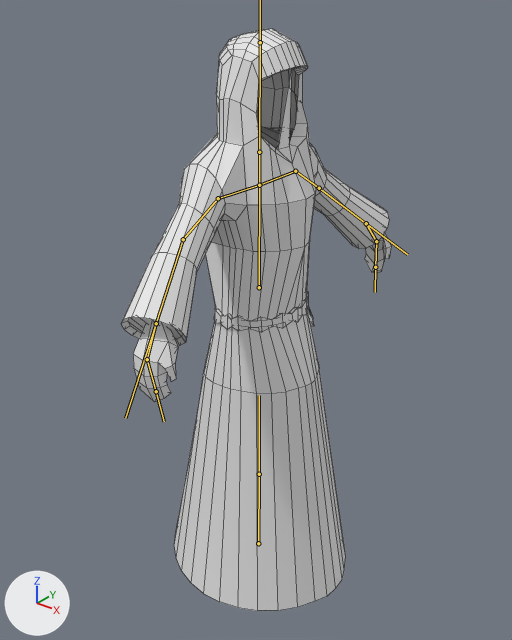
A saved change to the FBX model project-id-gameoff2024/Assets/Models/Characters/cultists.fbx.
The view is the same before and after, from a 50 mm camera at (18.7, -23.6, 28.4) aimed at (0.1, -0.3, 14.0). The lights are fixed; the arrows at lower left show +X, +Y and +Z. The bones that bend it are drawn over the model as lines. Mesh edges are drawn as thin lines.
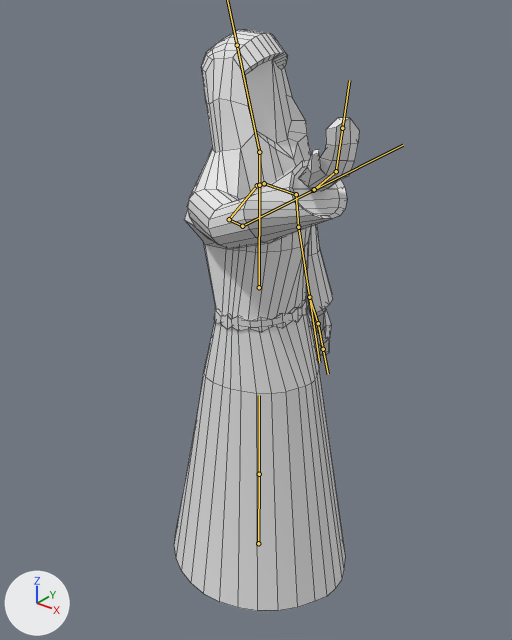
The newer file adds an action. The first version stands in its rest pose; the second is drawn at frame 90 of the action 'Armature|summon'.

What the commit changed:
Bone 'Bone.002' (bone_bone_002) moves from (0.0, 0.0, 0.0) to (0.0, 0.31, -0.01).
Bone 'Bone.002' (bone_bone_002) turns from (0, 0, 0) to (-25, 0, 0) degrees about its own x, y and z.
Bone 'Bone.003' (bone_bone_003) turns from (0, 0, 0) to (-4, 4, 14) degrees about its own x, y and z.
Bone 'Bone.004' (bone_bone_004) turns from (0, 0, 0) to (-18, -2, -8) degrees about its own x, y and z.
Bone 'Bone.007' (bone_bone_007) moves from (0.0, 0.0, 0.0) to (0.0, 0.16, 0.0).
Bone 'Bone.007' (bone_bone_007) turns from (0, 0, 0) to (17, -6, -14) degrees about its own x, y and z.
Bone 'Bone.008' (bone_bone_008) turns from (0, 0, 0) to (-47, -9, -50) degrees about its own x, y and z.
Bone 'Bone.009' (bone_bone_009) turns from (0, 0, 0) to (-18, 3, -23) degrees about its own x, y and z.
Bone 'Bone.013' (bone_bone_013) turns from (0, 0, 0) to (0, 3, 16) degrees about its own x, y and z.
Bone 'Bone.014' (bone_bone_014) moves from (0.0, 0.0, 0.0) to (5.76, 0.41, -4.9).
Bone 'Bone.014' (bone_bone_014) turns from (0, 0, 0) to (-78, 127, -56) degrees about its own x, y and z.
Bone 'Bone.010' (bone_bone_010) turns from (0, 0, 0) to (81, 100, 71) degrees about its own x, y and z.
Bone 'Bone.015' (bone_bone_015) moves from (0.0, 0.0, 0.0) to (-1.21, -4.65, -0.43).
Bone 'Bone.015' (bone_bone_015) turns from (0, 0, 0) to (-31, 0, 8) degrees about its own x, y and z.
Bone 'Bone.005' (bone_bone_005) turns from (0, 0, 0) to (0, 1, -10) degrees about its own x, y and z.
Bone 'Bone.006' (bone_bone_006) turns from (0, 0, 0) to (34, 2, 2) degrees about its own x, y and z.

Pixel boxes [x1, y1, x2, y2] of what changed, in the pictures (512 x 640 px):
'Circle', posed (31% narrower): before [121, 29, 391, 611]; after [174, 30, 359, 611]
bone 'Bone.002', root to tip: before (259, 185) to (295, 171); after (264, 183) to (296, 194)
bone 'Bone.003', root to tip: before (295, 171) to (319, 188); after (296, 194) to (298, 227)
bone 'Bone.004', root to tip: before (319, 188) to (366, 223); after (298, 227) to (309, 297)
bone 'Bone.007', root to tip: before (259, 185) to (218, 198); after (257, 185) to (229, 219)
bone 'Bone.008', root to tip: before (218, 198) to (183, 239); after (229, 219) to (242, 226)
bone 'Bone.009', root to tip: before (183, 239) to (156, 323); after (242, 226) to (313, 190)
bone 'Bone.013', root to tip: before (259, 152) to (260, 42); after (259, 152) to (237, 45)
bone 'Bone.014', root to tip: before (156, 323) to (156, 323); after (314, 189) to (313, 189)
bone 'Bone.010', root to tip: before (156, 323) to (147, 359); after (314, 189) to (336, 171)
bone 'Bone.015', root to tip: before (366, 223) to (366, 223); after (309, 297) to (309, 297)
bone 'Bone.005', root to tip: before (366, 223) to (376, 241); after (309, 297) to (318, 323)
bone 'Bone.006', root to tip: before (376, 241) to (375, 267); after (318, 323) to (323, 349)
